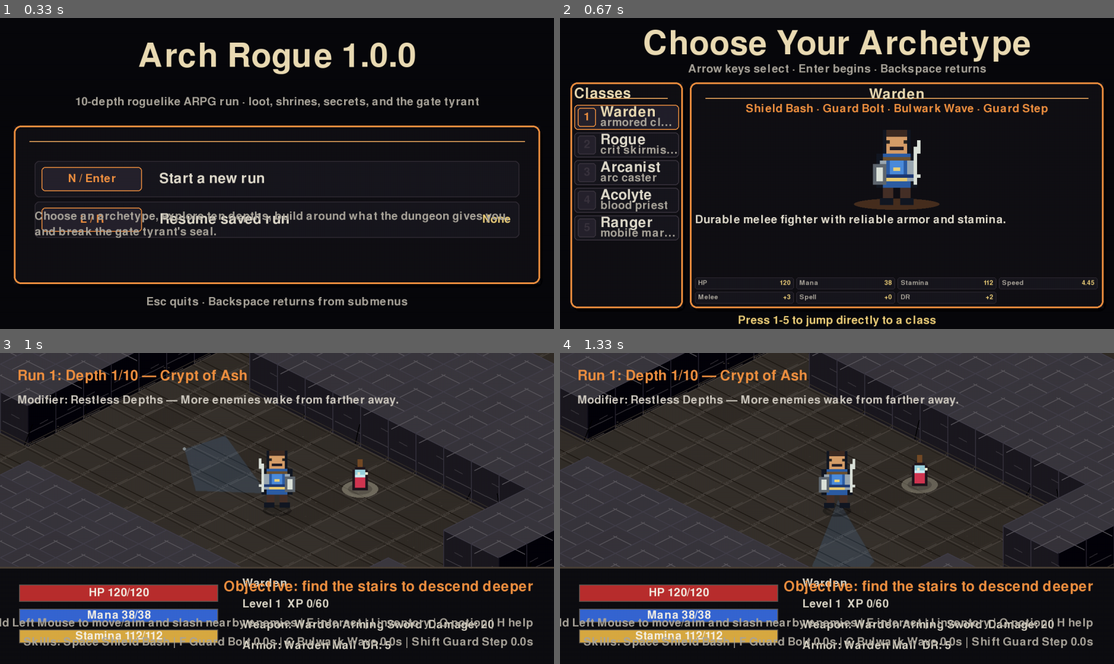
Above: before the commit, frames 1-4 (two rows, left to right).
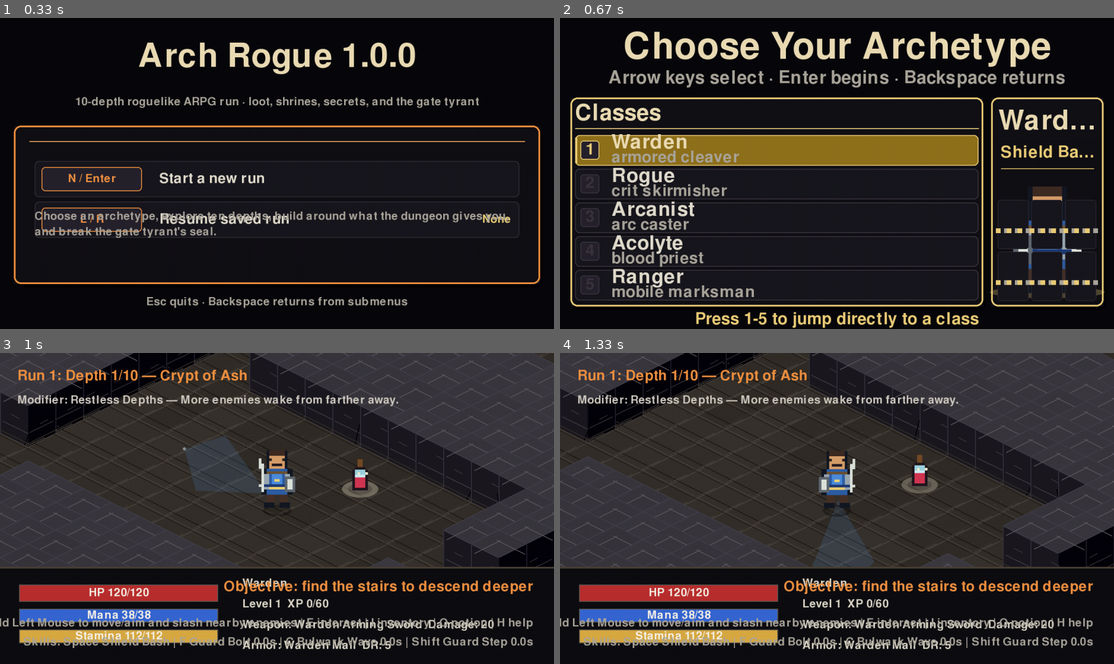
Above: after the commit, the same moments.

Repository: mattirk/arch-rogue
Game: pygame game, started from src/arch_rogue/__main__.py
Two runs of this game, one before a commit and one after it. Both use one fixed random seed, a clock stepped at 60 frames per second and the inputs below.
Inputs:
- Up to frame 1 (0.33 s): no input
- Up to frame 2 (0.67 s): tap Enter at 0.33 s
- Up to frame 3 (1 s): tap Enter at 0.67 s
- Up to frame 4 (1.33 s): click "Level 1 XP 0/60" at 1.05 s

Frame 1 is identical in both runs. In frame 2, 30% of the frame differs, in the area x 1-99%, y 3-100%; in frame 3, nothing differs; in frame 4, nothing differs.

Commit message:
Fix archetype selection UI

Diff:
--- a/src/arch_rogue/menus.py
+++ b/src/arch_rogue/menus.py
@@ -391,14 +391,12 @@
         width, height = self.screen.get_size()
         self.screen.fill(self.BG)
         selected = self.g.selected_archetype
-        accent = self.accent()
-
-        title_font = self.g.big_font if height >= 650 else pygame.font.Font(None, 42)
-        subtitle_font = (
-            self.g.small_font if height >= 650 else pygame.font.Font(None, 24)
-        )
+        accent = self.archetype_accent(selected.name)
+
+        title_font = pygame.font.Font(None, 124 if height >= 650 else 96)
+        subtitle_font = pygame.font.Font(None, 60 if height >= 650 else 52)
         title_h = title_font.get_height()
-        top_margin = 22
+        top_margin = 26 if height >= 650 else 18
         self.draw_text(
             "Choose Your Archetype",
             title_font,
@@ -406,7 +404,7 @@
             pygame.Rect(28, top_margin, width - 56, title_h),
             align="center",
         )
-        subtitle_y = top_margin + title_h + 6
+        subtitle_y = top_margin + title_h + 8
         self.draw_text(
             "Arrow keys select · Enter begins · Backspace returns",
             subtitle_font,
@@ -415,8 +413,10 @@
             align="center",
         )
 
-        footer_h = 34
-        content_top = subtitle_y + subtitle_font.get_height() + 18
+        footer_h = 38
+        content_top = (
+            subtitle_y + subtitle_font.get_height() + (24 if height >= 650 else 18)
+        )
         content = pygame.Rect(
             24, content_top, width - 48, height - content_top - footer_h - 14
         )
@@ -425,9 +425,11 @@
             content.height = min(230, height - content.y - footer_h - 10)
 
         compact = width < 560
-        gap = 16
+        gap = 18 if width >= 760 else 14
+        base_list_w = min(260, max(205, int(content.width * 0.36)))
+        preview_min_w = min(260, max(190, int(content.width * 0.24)))
         list_w = (
-            min(260, max(205, int(content.width * 0.36)))
+            min(base_list_w * 4, max(base_list_w, content.width - gap - preview_min_w))
             if not compact
             else content.width
         )
@@ -452,12 +454,20 @@
 
         self.panel(list_rect, accent, alpha=248)
         self.panel(preview_rect, accent, alpha=248)
+        preview_header_cover = pygame.Rect(
+            preview_rect.x + 12,
+            preview_rect.y + 8,
+            preview_rect.width - 24,
+            58,
+        )
+        pygame.draw.rect(self.screen, self.PANEL, preview_header_cover)
         self.draw_archetype_list(list_rect, selected)
         self.draw_archetype_preview(preview_rect, selected)
 
+        footer_font = pygame.font.Font(None, 56 if height >= 650 else 52)
         self.draw_text(
             f"Press 1-{min(len(self.archetypes), 9)} to jump directly to a class",
-            self.g.small_font,
+            footer_font,
             self.WARNING,
             pygame.Rect(32, height - footer_h, width - 64, footer_h - 4),
             align="center",
@@ -466,41 +476,58 @@
 
     def draw_archetype_list(self, rect: pygame.Rect, selected: Archetype) -> None:
         compact_fonts = rect.height < 390
-        heading_font = pygame.font.Font(None, 30) if compact_fonts else self.g.font
-        name_font_large = pygame.font.Font(None, 28) if compact_fonts else self.g.font
-        row_font = pygame.font.Font(None, 23) if compact_fonts else self.g.small_font
-        inner = rect.inflate(-18, -18)
+        heading_font = pygame.font.Font(None, 68 if compact_fonts else 76)
+        name_font_large = pygame.font.Font(None, 62 if compact_fonts else 68)
+        row_font = pygame.font.Font(None, 50 if compact_fonts else 54)
+        inner = rect.inflate(-22, -22)
+        header_rect = pygame.Rect(
+            inner.x,
+            inner.y - 4,
+            inner.width,
+            heading_font.get_height() + 18,
+        )
+        pygame.draw.rect(self.screen, self.PANEL, header_rect)
         self.draw_text(
             "Classes",
             heading_font,
             self.TITLE,
             pygame.Rect(inner.x, inner.y, inner.width, heading_font.get_height()),
         )
-        list_top = inner.y + heading_font.get_height() + 10
-        gap = 6
-        minimum_row_h = max(row_font.get_height() + 11, 34)
-        row_h = max(
-            minimum_row_h,
-            min(
-                58,
-                (inner.bottom - list_top - gap * (len(self.archetypes) - 1))
-                // len(self.archetypes),
-            ),
-        )
+        header_line_y = inner.y + heading_font.get_height() + 8
+        pygame.draw.line(
+            self.screen,
+            self.shade(self.archetype_accent(selected.name), 18),
+            (inner.x, header_line_y),
+            (inner.right, header_line_y),
+            max(1, self.u(1)),
+        )
+        list_top = header_line_y + 16
+        gap = 7
+        available_rows_h = max(
+            1, inner.bottom - list_top - gap * (len(self.archetypes) - 1)
+        )
+        row_h = max(30, min(128, available_rows_h // len(self.archetypes)))
         y = list_top
         for index, archetype in enumerate(self.archetypes):
             row = pygame.Rect(inner.x, y, inner.width, row_h)
             is_selected = archetype == selected
-            fill = (34, 32, 43) if is_selected else self.PANEL_2
-            border = self.accent() if is_selected else (58, 52, 62)
-            pygame.draw.rect(self.screen, fill, row, border_radius=8)
+            row_accent = self.archetype_accent(archetype.name)
+            fill = self.shade(row_accent, -92) if is_selected else self.PANEL_2
+            border = row_accent if is_selected else (58, 52, 62)
+            pygame.draw.rect(self.screen, fill, row, border_radius=10)
             pygame.draw.rect(
-                self.screen, border, row, max(1, self.u(1)), border_radius=8
-            )
-            badge = pygame.Rect(row.x + 8, row.y + 7, min(42, row_h - 10), row_h - 14)
-            pygame.draw.rect(self.screen, (38, 34, 45), badge, border_radius=6)
+                self.screen, border, row, max(1, self.u(1)), border_radius=10
+            )
+            if is_selected:
+                strip = pygame.Rect(row.x, row.y + 5, 5, row.height - 10)
+                pygame.draw.rect(self.screen, row_accent, strip, border_radius=3)
+            badge_size = min(44, row_h - 12)
+            badge = pygame.Rect(
+                row.x + 12, row.y + (row_h - badge_size) // 2, badge_size, badge_size
+            )
+            pygame.draw.rect(self.screen, (38, 34, 45), badge, border_radius=7)
             pygame.draw.rect(
-                self.screen, border, badge, max(1, self.u(1)), border_radius=6
+                self.screen, border, badge, max(1, self.u(1)), border_radius=7
             )
             self.draw_text(
                 str(index + 1),
@@ -511,10 +538,10 @@
                 valign="center",
             )
             name_rect = pygame.Rect(
-                badge.right + 10,
-                row.y + 4,
-                row.width - badge.width - 20,
-                row_h // 2,
+                badge.right + 28,
+                row.y + 3,
+                row.width - badge.width - 44,
+                max(1, row_h // 2 - 2),
             )
             name_font = name_font_large if row_h >= 46 else row_font
             self.draw_text(
@@ -525,10 +552,10 @@
                 valign="center",
             )
             role_rect = pygame.Rect(
-                badge.right + 10,
-                row.centery,
-                row.width - badge.width - 20,
-                row_h // 2 - 3,
+                badge.right + 28,
+                row.centery + 4,
+                row.width - badge.width - 44,
+                max(1, row_h // 2 - 6),
             )
             self.draw_text(
                 self.class_tagline(archetype.name),
@@ -541,40 +568,48 @@
 
     def draw_archetype_preview(self, rect: pygame.Rect, archetype: Archetype) -> None:
         compact_fonts = rect.height < 390
-        name_font = pygame.font.Font(None, 32) if compact_fonts else self.g.font
-        detail_font = pygame.font.Font(None, 23) if compact_fonts else self.g.small_font
-        inner = rect.inflate(-24, -22)
+        accent = self.archetype_accent(archetype.name)
+        name_font = pygame.font.Font(None, 76 if compact_fonts else 92)
+        detail_font = pygame.font.Font(None, 52 if compact_fonts else 56)
+        inner = rect.inflate(-30, -26)
         name_h = name_font.get_height()
+        name_rect = pygame.Rect(inner.x, inner.y + 8, inner.width, name_h + 10)
+        pygame.draw.rect(self.screen, self.PANEL, name_rect.inflate(0, 10))
         self.draw_text(
             archetype.name,
             name_font,
             self.TITLE,
-            pygame.Rect(inner.x, inner.y, inner.width, name_h),
+            name_rect,
             align="center",
+            valign="center",
         )
         skill_names = self.skill_names_for(archetype.name)
+        skills_y = name_rect.bottom + 14
         self.draw_text(
             " · ".join(skill_names),
             detail_font,
-            self.accent(),
-            pygame.Rect(
-                inner.x,
-                inner.y + name_h + 4,
-                inner.width,
-                detail_font.get_height(),
-            ),
+            accent,
+            pygame.Rect(inner.x, skills_y, inner.width, detail_font.get_height()),
             align="center",
+        )
+        divider_y = skills_y + detail_font.get_height() + 18
+        pygame.draw.line(
+            self.screen,
+            self.shade(accent, -16),
+            (inner.x + 8, divider_y),
+            (inner.right - 8, divider_y),
+            max(1, self.u(1)),
         )
 
         sprite = self.g.sprites.player_sprites.get(
             archetype.name, self.g.sprites.player
         )
-        sprite_max_h = max(68, int(inner.height * (0.34 if compact_fonts else 0.38)))
-        sprite_max_w = max(68, int(inner.width * 0.42))
+        sprite_max_h = max(128, int(inner.height * (0.58 if compact_fonts else 0.68)))
+        sprite_max_w = max(140, int(inner.width * 0.88))
         scale = min(
             sprite_max_w / sprite.get_width(), sprite_max_h / sprite.get_height()
         )
-        scale = max(1.0, min(2.25, scale))
+        scale = max(1.0, min(4.5, scale))
         preview = pygame.transform.scale(
             sprite,
             (
@@ -582,18 +617,19 @@
                 max(1, int(sprite.get_height() * scale)),
             ),
         )
-        sprite_y = inner.y + name_h + detail_font.get_height() + 14
-        pedestal = pygame.Rect(0, 0, preview.get_width() + 56, 26)
+        sprite_y = divider_y + 10
+        pedestal = pygame.Rect(0, 0, preview.get_width() + 64, 28)
         pedestal.center = (inner.centerx, sprite_y + preview.get_height() + 8)
         glow = pygame.Surface((pedestal.width, pedestal.height), pygame.SRCALPHA)
-        pygame.draw.ellipse(glow, (*self.accent(), 62), glow.get_rect())
+        pygame.draw.ellipse(glow, (*accent, 72), glow.get_rect())
         self.screen.blit(glow, pedestal)
         self.screen.blit(
             preview, preview.get_rect(midbottom=(inner.centerx, pedestal.centery + 2))
         )
 
-        text_top = pedestal.bottom + 10
-        stat_h = max(46, detail_font.get_height() * 2 + 8)
+        text_top = pedestal.bottom + 14
+        stat_font_size = 96 if compact_fonts else 108
+        stat_h = max(180, stat_font_size * 2 + 18)
         desc_rect = pygame.Rect(
             inner.x,
             text_top,
@@ -605,7 +641,7 @@
             detail_font,
             self.TEXT,
             desc_rect,
-            max(detail_font.get_height() + 3, 18),
+            max(detail_font.get_height() + 4, 20),
         )
 
         stats = [
@@ -622,9 +658,7 @@
         )
 
     def draw_stat_grid(self, stats: list[tuple[str, str]], rect: pygame.Rect) -> None:
-        stat_font = (
-            pygame.font.Font(None, 22) if rect.height < 66 else self.g.small_font
-        )
+        stat_font = pygame.font.Font(None, 96 if rect.height < 220 else 108)
         columns = 4 if rect.width >= 360 else 3
         gap = 6
         cell_w = (rect.width - gap * (columns - 1)) // columns
@@ -640,23 +674,32 @@
                 cell_w,
                 cell_h,
             )
-            pygame.draw.rect(self.screen, self.PANEL_2, cell, border_radius=5)
-            pygame.draw.rect(self.screen, (58, 52, 62), cell, 1, border_radius=5)
+            pygame.draw.rect(self.screen, self.PANEL_2, cell, border_radius=6)
+            pygame.draw.rect(self.screen, (58, 52, 62), cell, 1, border_radius=6)
             self.draw_text(
                 label,
                 stat_font,
                 self.MUTED,
-                pygame.Rect(cell.x + 7, cell.y, cell.width // 2, cell.height),
+                pygame.Rect(cell.x + 8, cell.y, cell.width // 2, cell.height),
                 valign="center",
             )
             self.draw_text(
                 value,
                 stat_font,
                 self.WARNING,
-                pygame.Rect(cell.centerx, cell.y, cell.width // 2 - 7, cell.height),
+                pygame.Rect(cell.centerx, cell.y, cell.width // 2 - 8, cell.height),
                 align="right",
                 valign="center",
             )
+
+    def archetype_accent(self, name: str) -> Color:
+        return {
+            "Warden": (235, 205, 120),
+            "Rogue": (170, 230, 150),
+            "Arcanist": (120, 210, 255),
+            "Acolyte": (220, 95, 140),
+            "Ranger": (150, 215, 105),
+        }.get(name, self.accent())
 
     def class_tagline(self, name: str) -> str:
         return {
